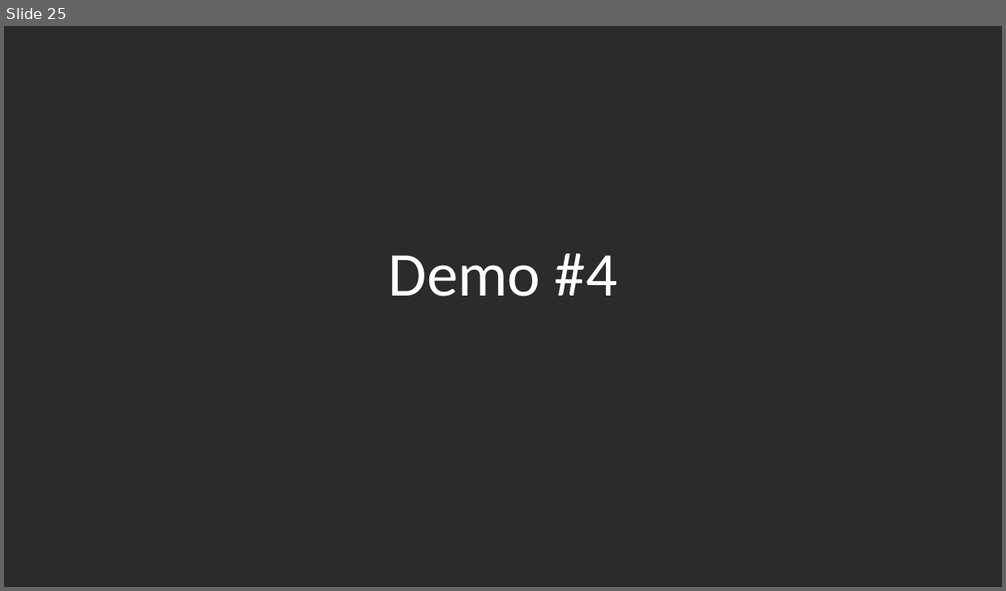
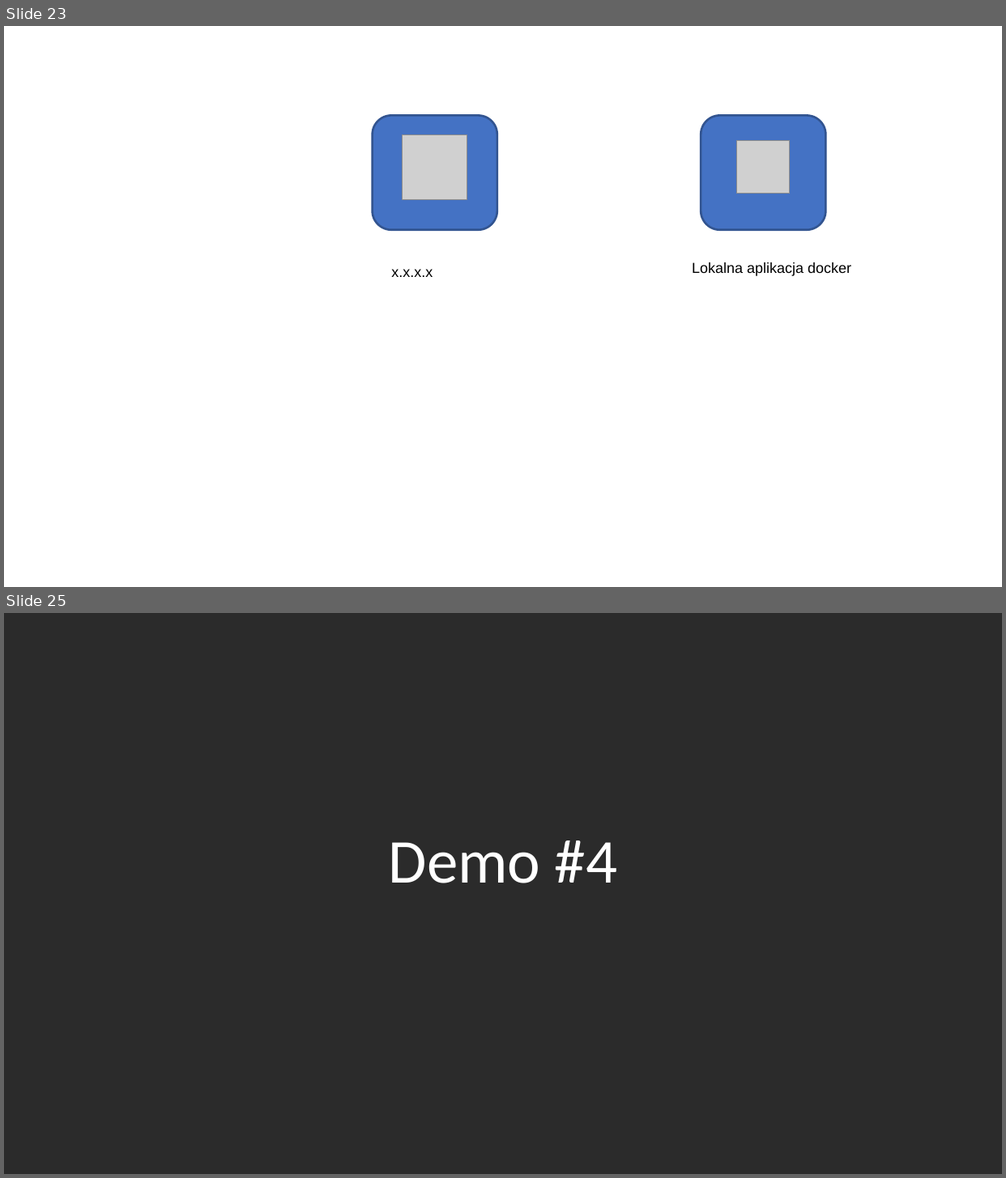
Before and after one commit to sowa-gregory/log4shell, a slide deck: log4shell_admindays.pptx. Shown one above the other, each under a label of ours: slide 25 before the commit, slides 23 and 25 after it; the slides between them are not shown. The pictures are 1006x591 and 1006x1178 pixels, drawn with LibreOffice and Linux fonts; fonts in the diff are those of the drawing; grey boxes stand for pictures; background and template pictures are left out; a plain dark background stands for a picture behind light text. Boxes give left, top, right and bottom in pixels: in the first picture for what was removed or moved away, otherwise in the second. Text is boxed around its words. In the diff, an @@ line names an element or a change of style, - is before the commit and + after.

```diff
--- a/log4shell_admindays.pptx
+++ b/log4shell_admindays.pptx
@@ slide 23 added at bbox=[4, 26, 1002, 587], background picture (left out) @@
@@ rounded rectangle added at bbox=[373, 116, 497, 230], fill #4472C4, outline #325491 2 pt @@
@@ rounded rectangle added at bbox=[701, 116, 826, 230], fill #4472C4, outline #325491 2 pt @@
@@ picture added at bbox=[403, 135, 467, 199] @@
@@ picture added at bbox=[737, 140, 790, 194] @@
@@ text added at bbox=[692, 263, 851, 276], 14 pt, text #000000 @@
+Lokalna aplikacja docker
@@ text added at bbox=[391, 269, 432, 277], 14 pt, text #000000 @@
+x.x.x.x
```
Also in this commit, not shown: 8 slides changed, 1 other slide added, 3 slides removed, 3 other files.
